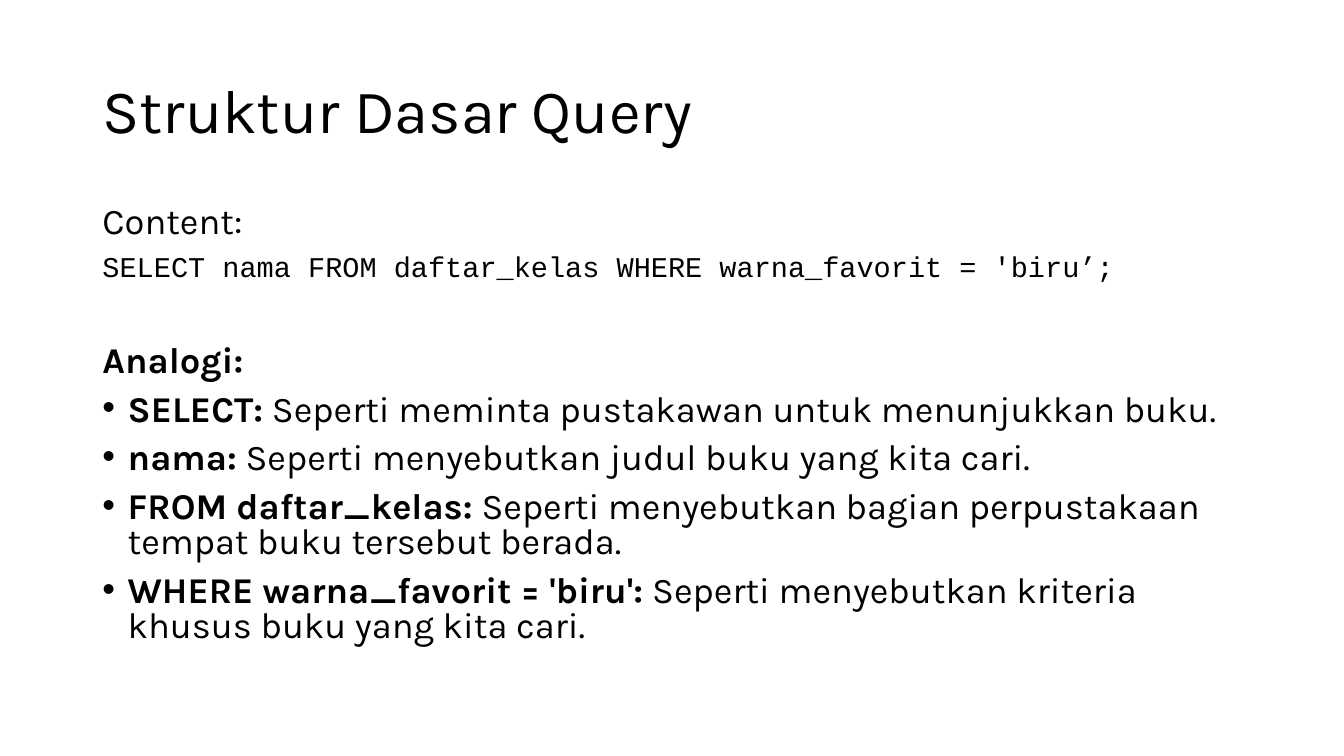
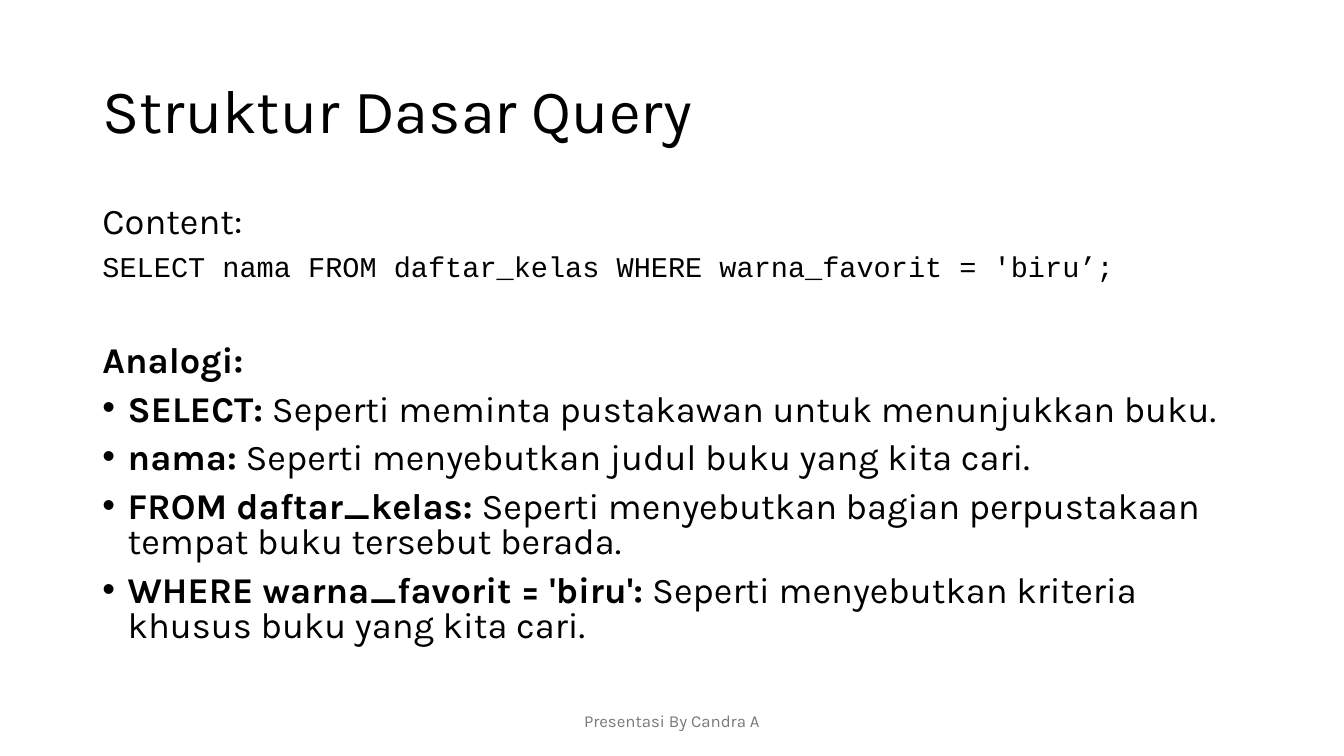
Before and after one commit to candraananta/querycoursecandra, a slide deck: slide 7 of Presentasi Materi Basic Query.pptx. Drawn at 1344x756 pixels with LibreOffice and Linux fonts; fonts in the diff are those of the drawing. Boxes give left, top, right and bottom in pixels: in the first picture for what was removed or moved away, otherwise in the second. Text is boxed around its words. In the diff, an @@ line names an element or a change of style, - is before the commit and + after.

```diff
--- a/Presentasi Materi Basic Query.pptx
+++ b/Presentasi Materi Basic Query.pptx
@@ text added at (584,715,760,731), 12 pt, text #797979 @@
+Presentasi By Candra A
```
Also in this commit, not shown: 15 other slides changed, 4 slides added.
